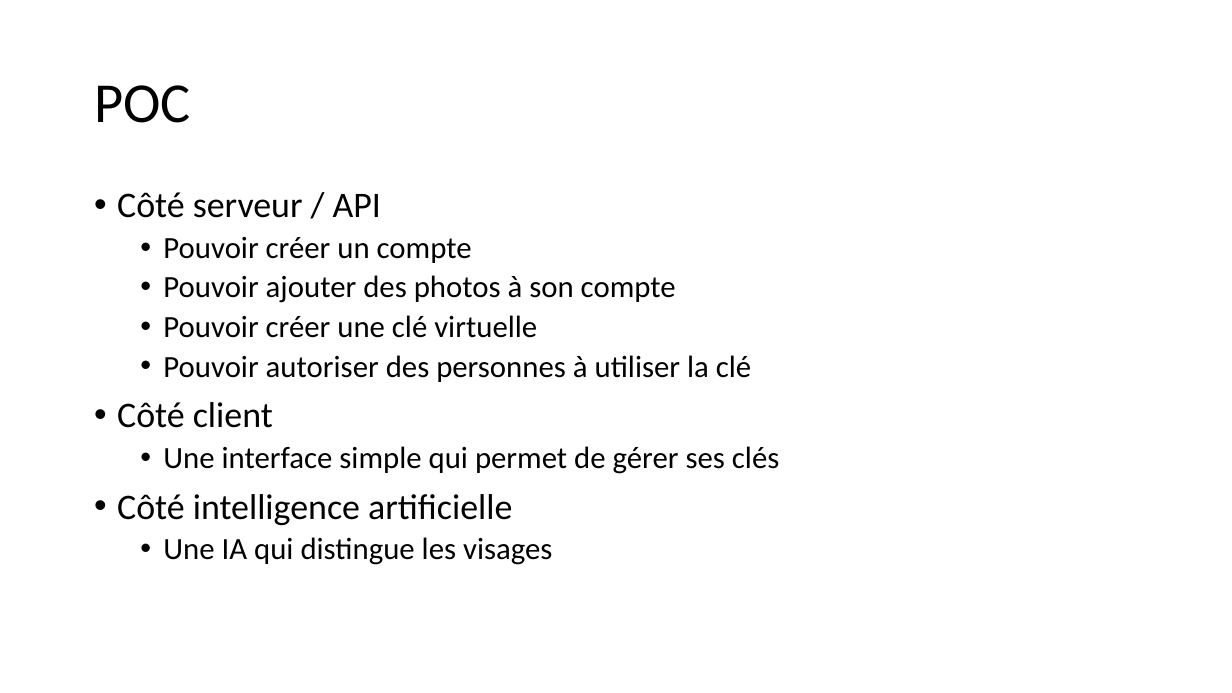
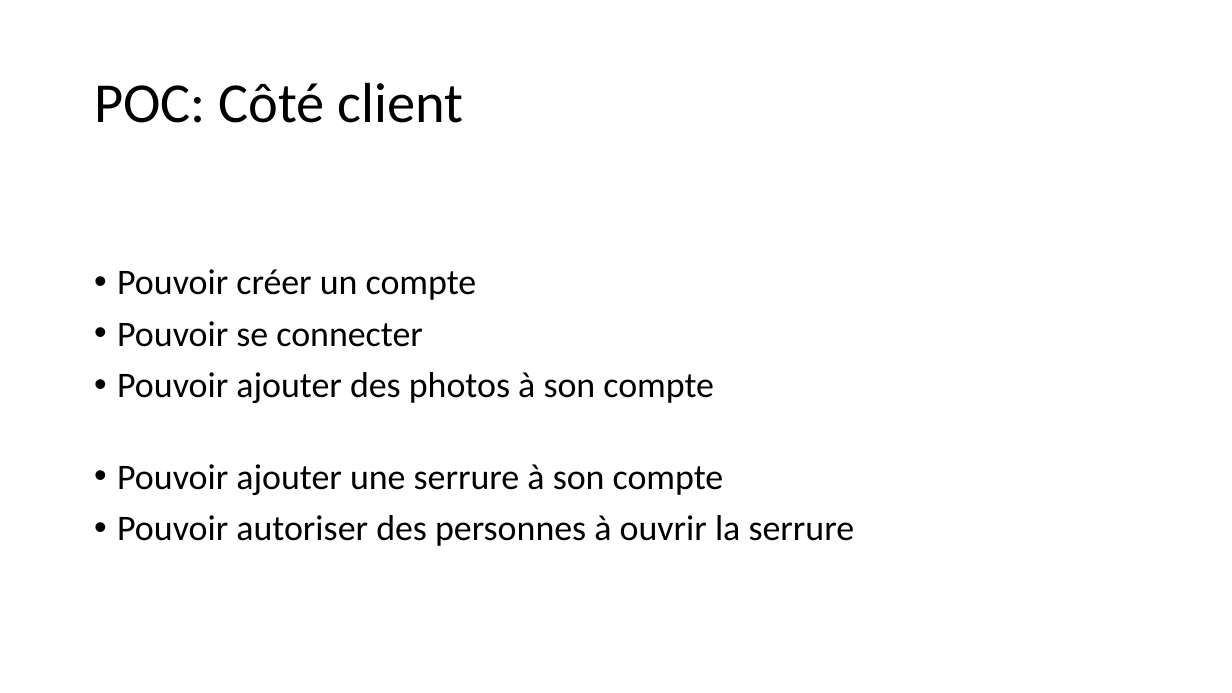
Before and after one commit to cazabec/EasyLock, a slide deck: slide 7 of doc/Présentation projet libre.pptx (slide 5 before the commit). Drawn at 1232x693 pixels with LibreOffice and Linux fonts; fonts in the diff are those of the drawing. Boxes give left, top, right and bottom in pixels: in the first picture for what was removed or moved away, otherwise in the second. Text is boxed around its words. In the diff, an @@ line names an element or a change of style, - is before the commit and + after.

```diff
--- a/doc/Présentation projet libre.pptx
+++ b/doc/Présentation projet libre.pptx
@@ title at (94,82,464,123): text changed @@
-POC
+POC: Côté client
@@ text at (117,192,381,218): paragraph removed @@
-• Côté serveur / API
@@ text "Pouvoir créer un compte": place and size @@
-text "Pouvoir créer un compte" at (117,192,779,565)
+text "Pouvoir créer un compte" at (117,269,855,546)
@@ text at (117,269,714,403): size 24 to 28 pt in "Pouvoir créer un compte", "Pouvoir ajouter des photos à son compte"; list level 2 to 1 in "Pouvoir créer un compte"; list level 2 to 1 in "Pouvoir ajouter des photos à ..." @@
@@ text at (117,321,422,347): paragraph added @@
+• Pouvoir se connecter
@@ text at (117,464,855,546): text changed; size 24 to 28 pt @@
-  • Pouvoir créer une clé virtuelle
-  • Pouvoir autoriser des personnes à utiliser la clé
-• Côté client
-  • Une interface simple qui permet de gérer ses clés
-• Côté intelligence artificielle
-  • Une IA qui distingue les visages
+• Pouvoir ajouter une serrure à son compte
+• Pouvoir autoriser des personnes à ouvrir la serrure
```
Also in this commit, not shown: 3 other slides changed, 4 slides added, 1 slide removed.
